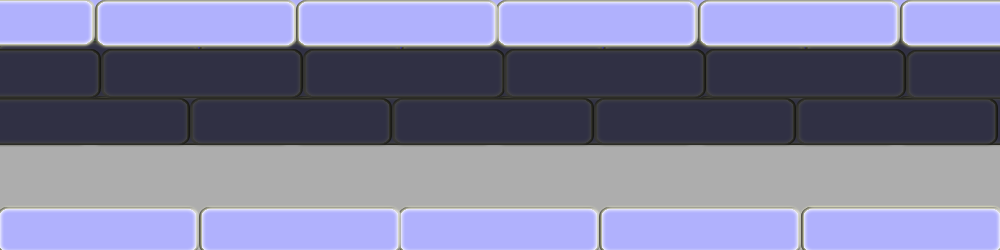
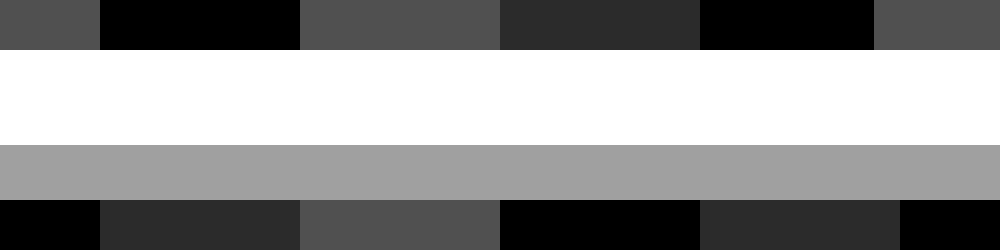
Layer changes from the first 1000×250 image to the second:
showed group "Old" (4 layers) over bbox(0, 0, 1000, 250)
painted on "Layer 4 copy 10" over bbox(0, 0, 1000, 250)
moved "Shape 1" above "Shape 6", painted on it over bbox(0, 145, 1000, 202)
renamed "Layer 4 copy 11" to "Shape 6", painted on it over bbox(0, 0, 1000, 167)
moved "Shape 6 copy 45" into group "v2" over bbox(503, 47, 707, 100)
moved "Shape 6 copy 43" into group "v2" over bbox(100, 47, 304, 100)
moved "Shape 6 copy 42" into group "v2" over bbox(302, 47, 506, 100)
moved "Shape 6 copy 41" into group "v2" over bbox(703, 47, 907, 100)
moved "Shape 6 copy 39" into group "v2" over bbox(391, 96, 595, 147)
moved "Shape 6 copy 37" into group "v2" over bbox(189, 96, 393, 147)
moved "Shape 6 copy 36" into group "v2" over bbox(593, 96, 797, 147)
moved "Shape 6 copy 35" into group "v2" over bbox(795, 96, 999, 147)
moved "Shape 6 copy 27" into group "v2" over bbox(291, 94, 495, 147)
moved "Shape 6 copy 26" into group "v2" over bbox(695, 94, 899, 147)
moved "Shape 6 copy 25" into group "v2" over bbox(493, 94, 697, 147)
moved "Shape 6 copy 24" into group "v2" over bbox(89, 94, 293, 147)
moved "Shape 6 copy 47" into group "v2" over bbox(398, 57, 602, 108)
moved "Shape 6 copy 20" into group "v2" over bbox(400, 39, 604, 90)
moved "Shape 6 copy 50" into group "v2" over bbox(795, 63, 999, 114)
moved "Shape 6 copy 46" into group "v2" over bbox(593, 57, 797, 108)
moved "Shape 5" into group "v2" over bbox(0, 121, 1000, 250)
moved "Shape 3" into group "v2" over bbox(0, 0, 1000, 250)
moved "Shape 4 copy" into group "v2" over bbox(0, 0, 1000, 51)
moved "Shape 4" into group "v2" over bbox(0, 200, 1000, 250)
…and 40 more changes (40 stack)
